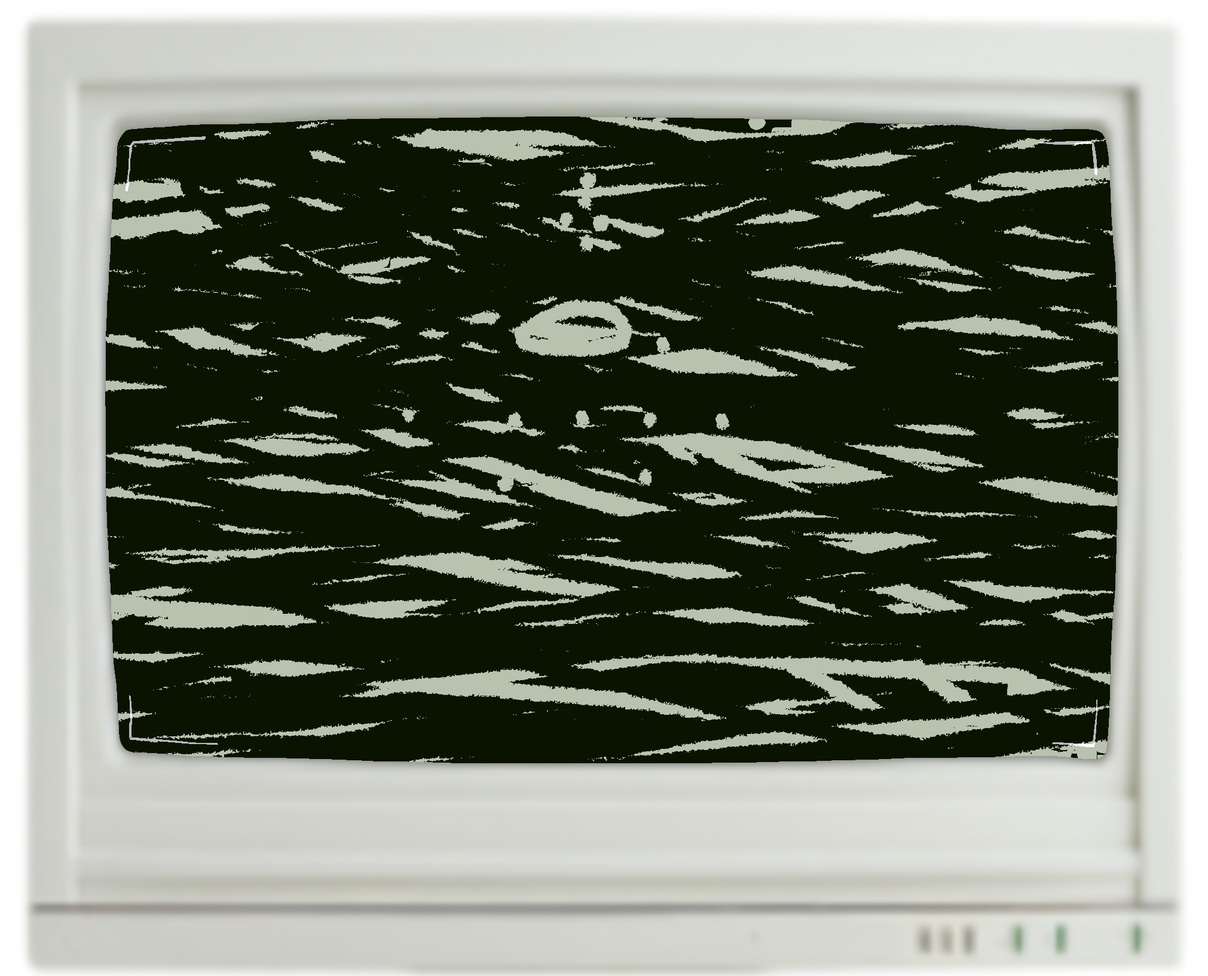
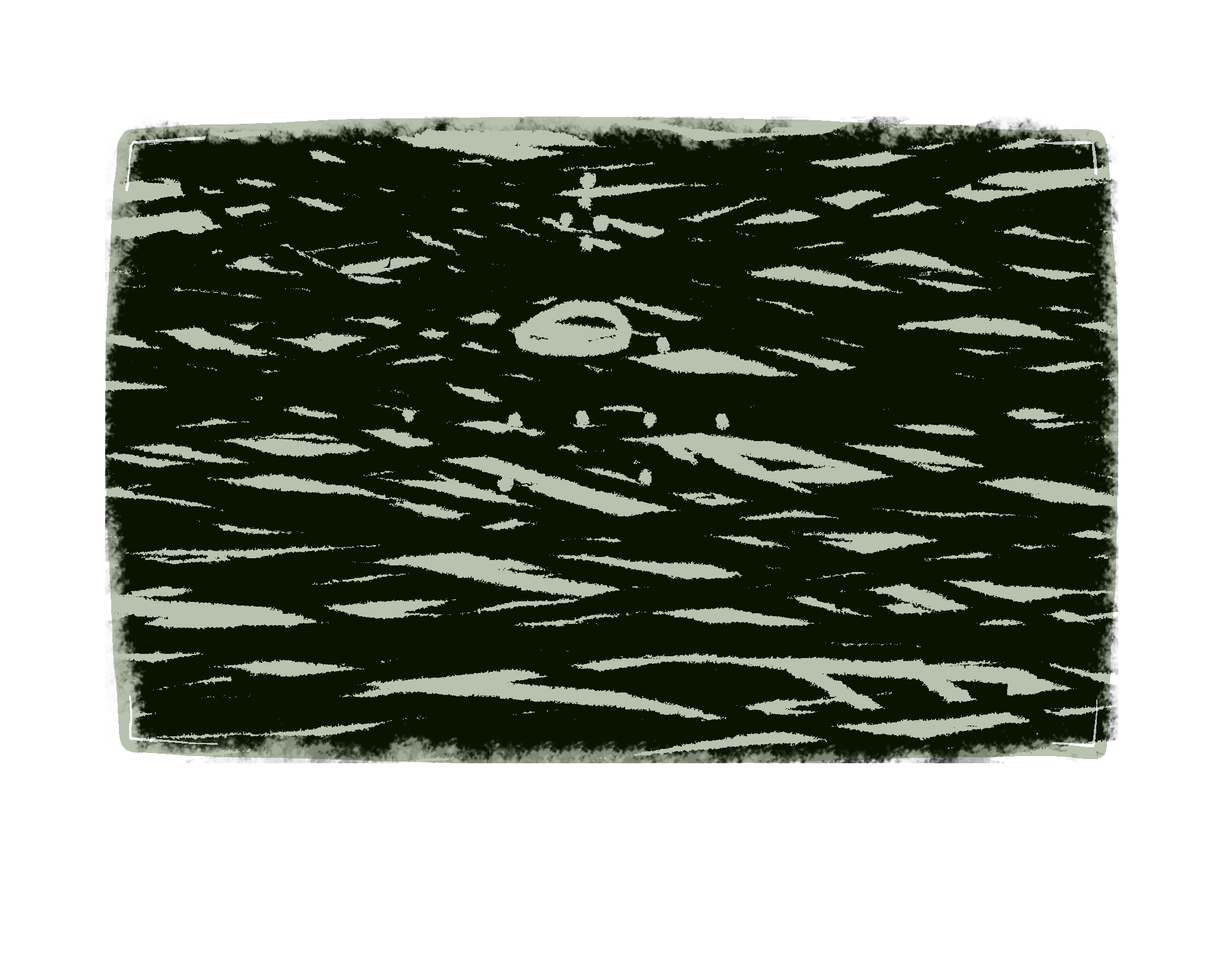
Layer changes from the first (1208, 976) image to the second:
added layer "Pasted Layer #3" above "Pasted Layer #1" over (17, 9, 1189, 976)
hid "Pasted Layer #1" over (17, 9, 1189, 976)
